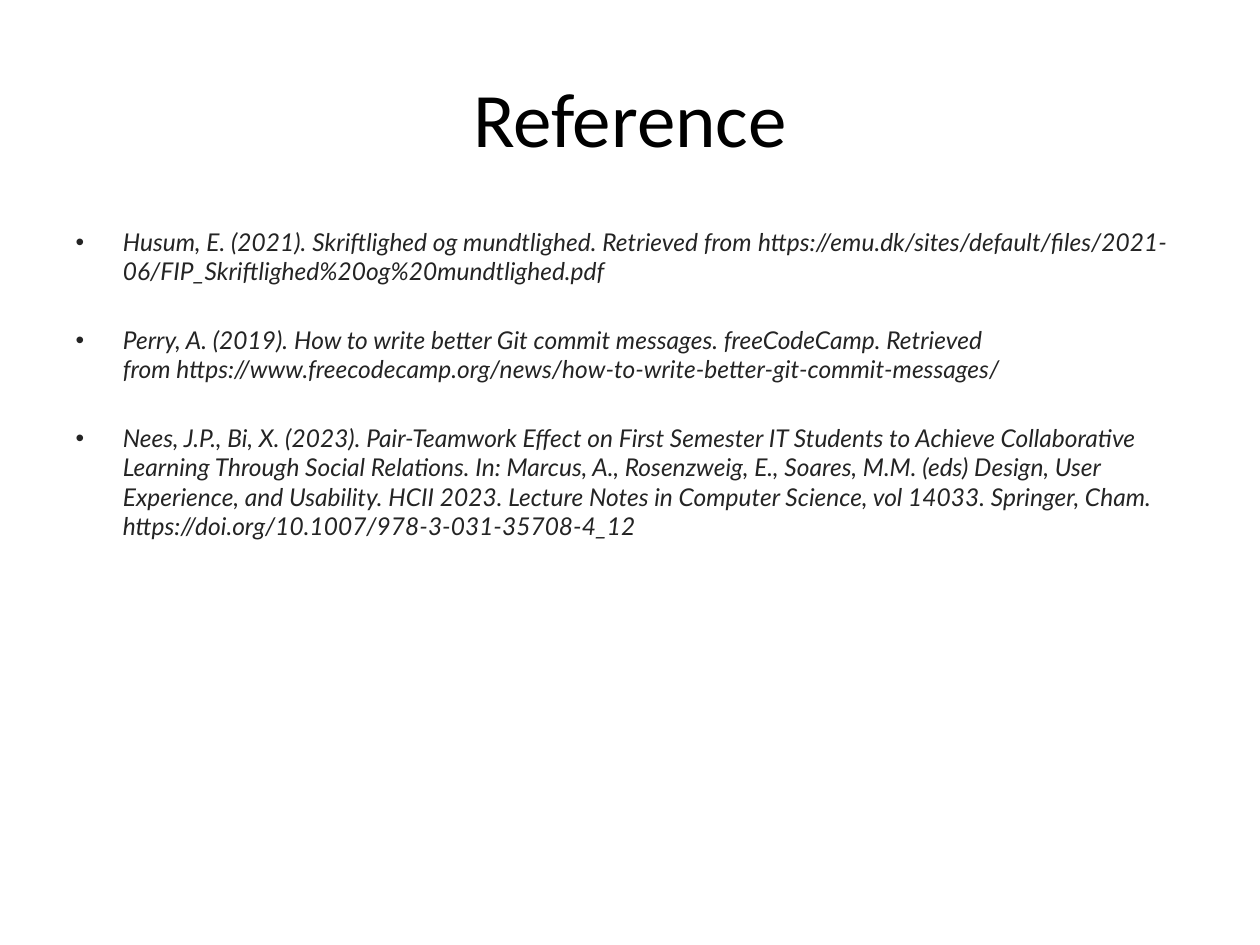
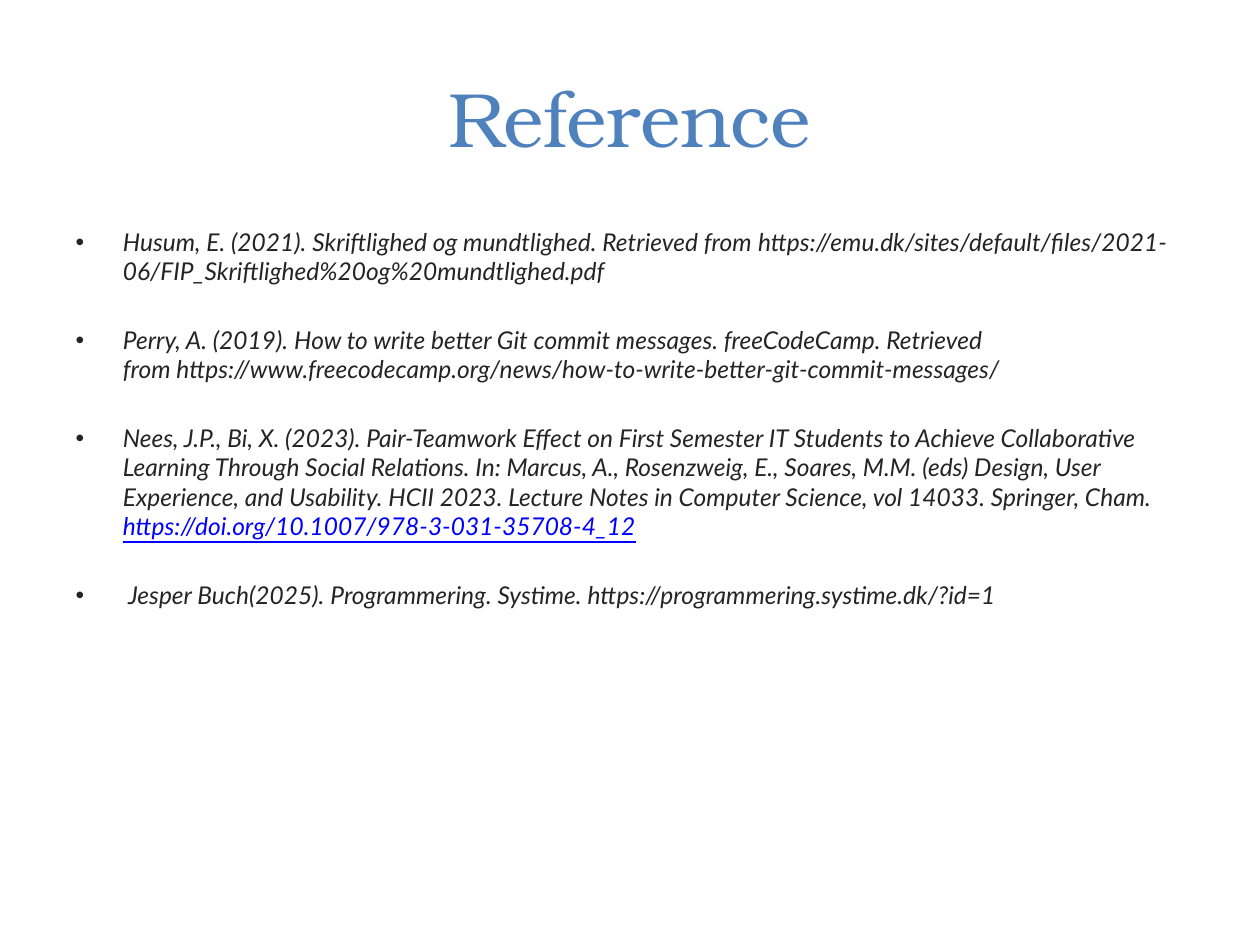
Before and after one commit to xbibogo/MMD24, a slide deck: slide 17 of Skriftlighed_og_mundtlighed.pptx (slide 16 before the commit). Drawn at 1260x945 pixels with LibreOffice and Linux fonts; fonts in the diff are those of the drawing. Boxes give left, top, right and bottom in pixels: in the first picture for what was removed or moved away, otherwise in the second. Text is boxed around its words. In the diff, an @@ line names an element or a change of style, - is before the commit and + after.

Commit message:
v1.1

```diff
--- a/Skriftlighed_og_mundtlighed.pptx
+++ b/Skriftlighed_og_mundtlighed.pptx
@@ title "Reference" at bbox=[449, 90, 811, 148]: font Calibri to TeX Gyre Bonum, text colour #000000 to #4F81BD @@
@@ text at bbox=[123, 428, 1151, 540]: text colour #242424 to #0000FF, underline on in "https://doi.org/10.1007/978-3-031-35708-4_12" @@
@@ text at bbox=[128, 585, 996, 609]: paragraph added @@
+• Jesper Buch(2025). Programmering. Systime. https://programmering.systime.dk/?id=1
```
Also in this commit, not shown: 9 other slides changed, 1 slide added.
